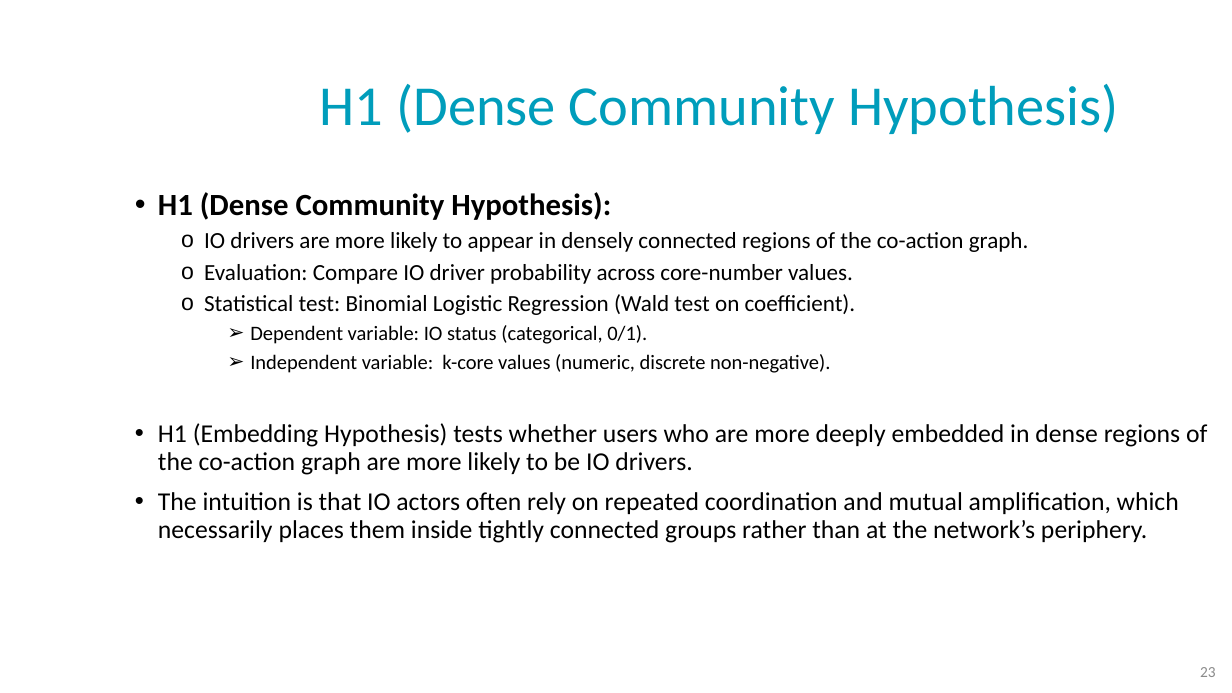
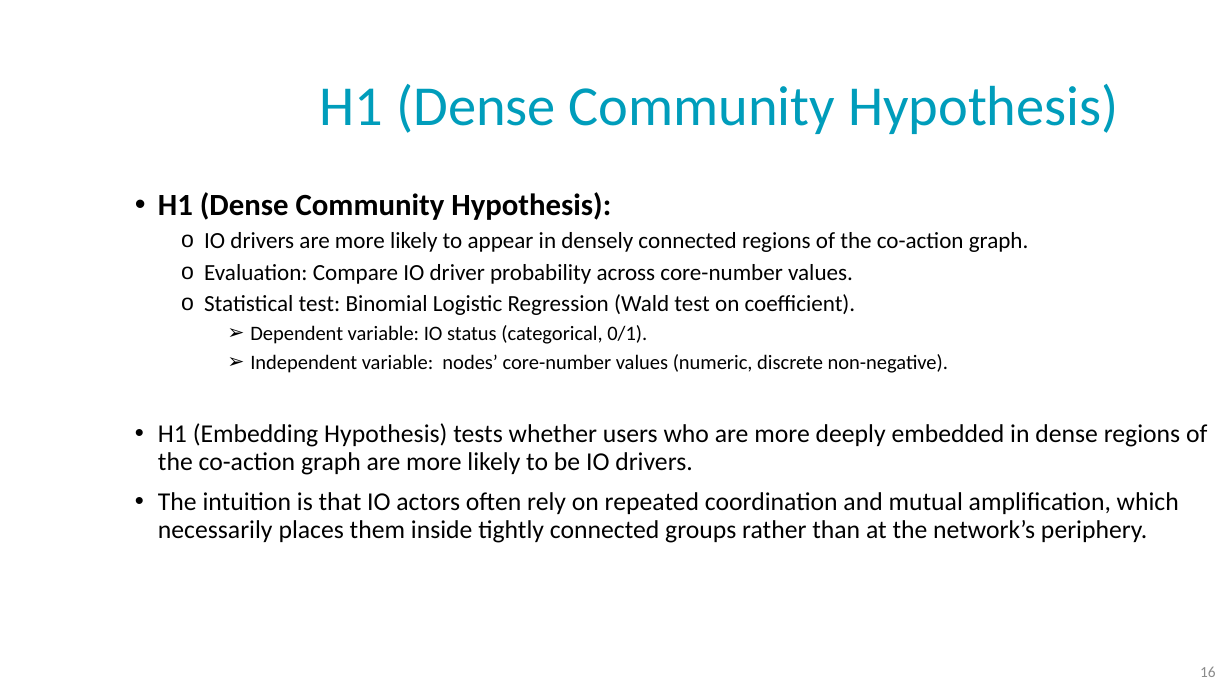
Before and after one commit to NoaTal1996/Backbone-Graph, a slide deck: slide 16 of docs/meeting/2026_05_06_for_investors.pptx (slide 23 before the commit). Drawn at 1232x693 pixels with LibreOffice and Linux fonts; fonts in the diff are those of the drawing; background and template pictures are left out. Boxes give left, top, right and bottom in pixels: in the first picture for what was removed or moved away, otherwise in the second. Text is boxed around its words. In the diff, an @@ line names an element or a change of style, - is before the commit and + after.

```diff
--- a/docs/meeting/2026_05_06_for_investors.pptx
+++ b/docs/meeting/2026_05_06_for_investors.pptx
@@ text at box(250, 354, 948, 373): text changed @@
-    ➢ Independent variable: k-core values (numeric, discrete non-negative).
+    ➢ Independent variable: nodes’ core-number values (numeric, discrete non-negative).
@@ page number at box(1200, 667, 1216, 677): text changed @@
-23
+16
```
Also in this commit, not shown: 5 other slides changed, 7 slides removed, 1 other file.
